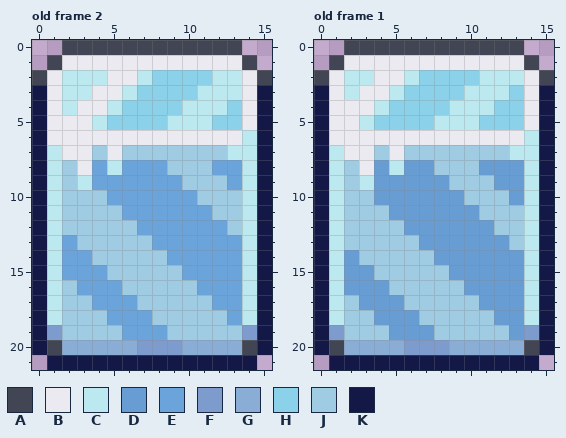
File history of a pixel-art file, block_man/data/ice_block.aseprite. The picture above is the old version.
16x22 pixels, 2 frames. Colours within 5 levels of each other are drawn and written as one. Shown: old frame 2, old frame 1. The commit also changed other frames, which this record leaves out.
Visible layers, top first: "Layer 3", "Layer 2".
Palette (. is transparent): A #424553  B #eaeaf0  C #bce9ef  D #689dd4  E #6ba4db  F #7e9bcd  G #8aadd5  H #8bd1e9  J #9fcbe3  K #131847
Pixels before, old frame 2, first column x 0:
 0 ..AAAAAAAAAAAA..
 1 .ABBBBBBBBBBBBA.
 2 ABCCCBBCHHHHCCBA
 3 KBCCBBCHHHHCCCBK
 4 KBCBBCHHHHCCCHBK
 5 KBBBCHHHHCCCHHBK
 6 KBBBBBBBBBBBBBCK
 7 KCBBJBJJJJJJJCCK
 8 KCJBECEEEJJJEECK
 9 KCJCEEEEEEJJJECK
10 KCJJJEEEEEEJJJCK
11 KCJJJJEEEEEEJJCK
12 KCJJJJJEEEEEEJCK
13 KCEJJJJJEEEEEECK
14 KCEEJJJJJEEEEECK
15 KCEEEJJJJJEEEECK
16 KCJEEEJJJJJEEECK
17 KCJJEEEJJJJJEECK
18 KCJJJEEEJJJJJECK
19 KFJJJJEEEJJJJJFK
20 KAGGGGGFFFGGGGAK
21 .KKKKKKKKKKKKKK.
Pixels before, old frame 1, first column x 0:
 0 ..AAAAAAAAAAAA..
 1 .ABBBBBBBBBBBBA.
 2 ABCCBBCHHHHCCCBA
 3 KBCBBCHHHHCCCHBK
 4 KBBBCHHHHCCCHHBK
 5 KBBCHHHHCCCHHHBK
 6 KBBBBBBBBBBBBBCK
 7 KCBBJBJJJJJJJCCK
 8 KCJBDCDDJJJDDDCK
 9 KCJCDDDDDJJJDDCK
10 KCJJDDDDDDJJJDCK
11 KCJJJDDDDDDJJJCK
12 KCJJJJDDDDDDJJCK
13 KCJJJJJDDDDDDJCK
14 KCDJJJJJDDDDDDCK
15 KCDDJJJJJDDDDDCK
16 KCDDDJJJJJDDDDCK
17 KCJDDDJJJJJDDDCK
18 KCJJDDDJJJJJDDCK
19 KFJJJDDDJJJJJDFK
20 KAGGGGFFFGGGGGAK
21 .KKKKKKKKKKKKKK.
And afterwards:
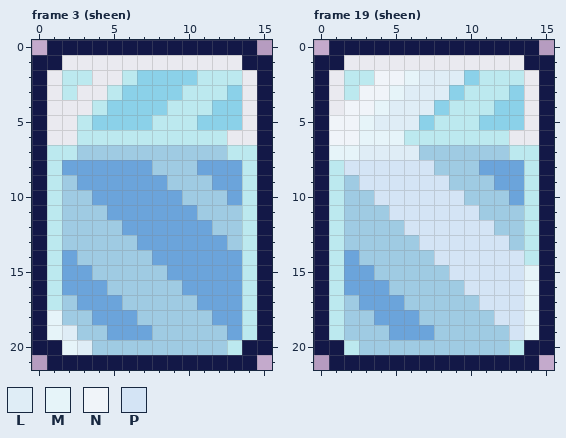
Colours new in this view: L #dfedf6  M #e6f4f9  N #f0f4f9  P #d4e4f5
A new or re-ordered frame is compared with the old frame closest to it.
What changed:
frames 2 -> 36
Changed rows in their new state; - is an unchanged pixel.
Frame 3 (sheen) is new; against old frame 2, layers "Layer 3", "Layer 2":
first column x 0:
 0 -KKKKKKKKKKKKKK-
 1 KK------------KK
 2 K---B-CH---C---K
 3 ---B-CH---C--H--
 4 --B-CH---C--H---
 5 ---CH---C--H----
 6 ---CCCCCCCCCC-B-
 7 --CJ-J----------
 8 --EE-E--J--E----
 9 ---E-----J--E---
10 ----E-----J--E--
11 -----E-----J----
12 ------E-----J---
13 --J----E-----J--
14 ---J----E-------
15 ----J----E------
16 --E--J----E-----
17 ---E--J----E----
18 -M--E--J----E---
19 -ML--E--J----EC-
20 -KMLJJJJJJJJJCK-
Frame 19 (sheen) is new; against old frame 1, layers "Layer 3", "Layer 2":
first column x 0:
 0 -KKKKKKKKKKKKKK-
 1 KK------------KK
 2 K---NNMLLL-----K
 3 ---NNMLLL-------
 4 --NNMLLL--------
 5 -NNMLLL---------
 6 -NNMMMCCCCCCC-B-
 7 -MMLLLL---------
 8 --PPPPPP---EEE--
 9 ---PPPPPP---EE--
10 ----PPPPPP---E--
11 -----PPPPPP-----
12 ------PPPPPP----
13 -------PPPPPP---
14 --E-----PPPPPP--
15 --EE-----PPPPPM-
16 --EEE-----PPPPM-
17 ---EEE-----PPPM-
18 ----EEE-----PPM-
19 -C---EEE-----PM-
20 -KCJJJJJJJJJJCK-
